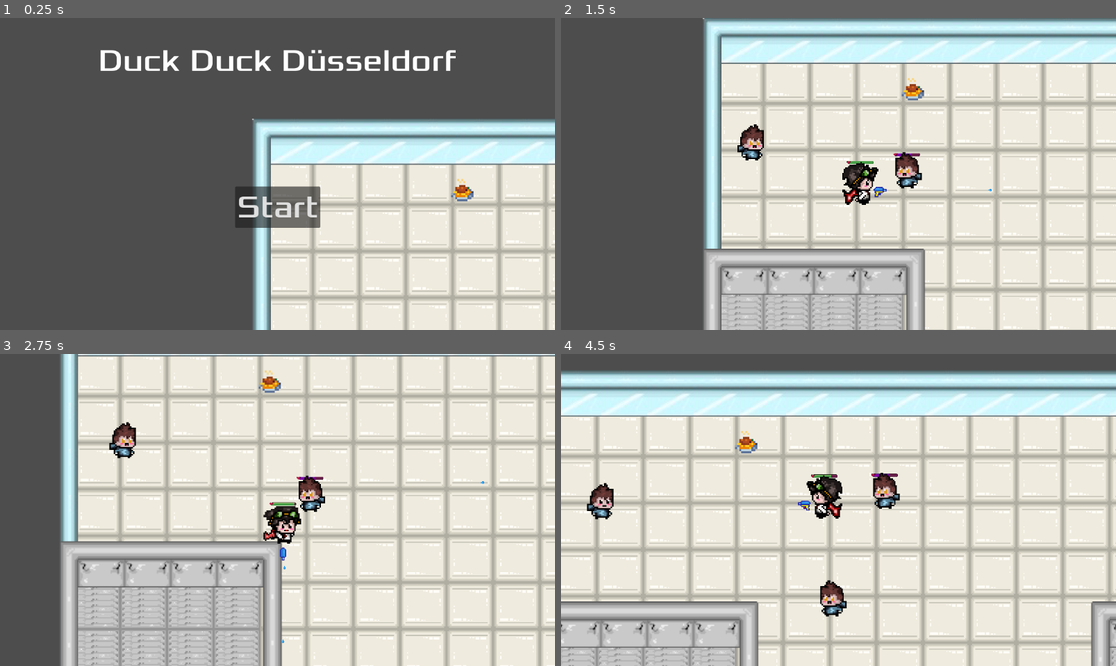
Above: before the commit, frames 1-4 (two rows, left to right).
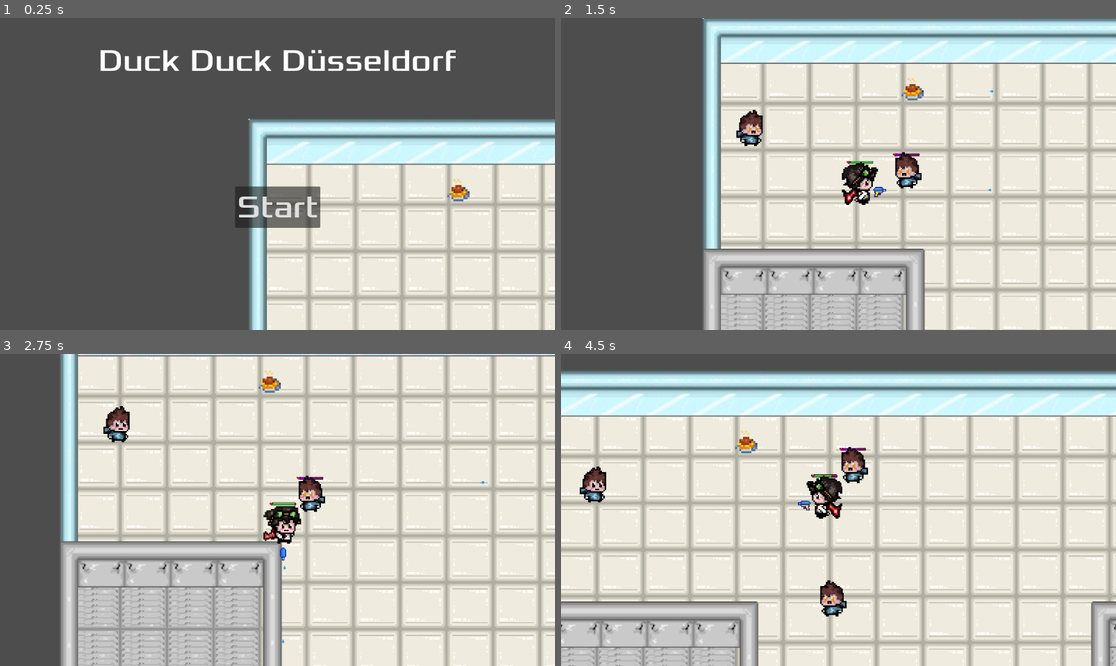
Above: after the commit, the same moments.

Repository: P0127/HSDuckies-Videogame-Group-project-at-HSD
Game: Godot game, scene res://main.tscn
Same seed, same stepped clock (60 frames per second), same inputs: the game is played once before the commit and once after it.
Inputs (mouse positions are in pixels of both pictures, inside the frame that each line leads up to):
- Up to frame 1 (0.25 s): no input
- Up to frame 2 (1.5 s): click "Start" at 0.5 s; move the mouse to (960, 158) at 1.27 s; press the mouse at (960, 158) at 1.28 s; hold D (move_right) from 1.28 s (still down)
- Up to frame 3 (2.75 s): move the mouse to (166, 525) at 2.02 s; release D (move_right) at 2.03 s; release the mouse at (166, 525) at 2.03 s; hold S (move_down) from 2.03 s (still down); tap Mouse wheel up (zoom_in) at 2.1 s
- Up to frame 4 (4.5 s): move the mouse to (894, 441) at 2.77 s; release S (move_down) at 2.78 s; hold D (move_right) 2.78-3.53 s; tap Mouse wheel down (zoom_out) at 2.85 s; move the mouse to (810, 572) at 3.52 s; hold W (move_up) 3.53-4.28 s; click (810, 572) at 3.6 s; move the mouse to (1005, 556) at 4.27 s; hold A (move_left) from 4.28 s (still down); tap Mouse wheel up (zoom_in) at 4.35 s

The runs differ from the first frame. In frame 1, 7.0% of the frame differs, in the area x 44-100%, y 32-100%; in frame 2, 1.2%; in frame 3, 0.7%; in frame 4, 1.6%.

Commit message:
Removed old map borders
Map is fully useable now

Diff:
--- a/drop_chocolatebar.tscn
+++ b/drop_chocolatebar.tscn
@@ -1,7 +1,7 @@
 [gd_scene load_steps=5 format=3 uid="uid://csysokjejtsbt"]
 
 [ext_resource type="Script" uid="uid://dvun4ru5bltos" path="res://drop_chocolatebar.gd" id="1_etqx1"]
-[ext_resource type="Texture2D" uid="uid://cb2676g4mdjot" path="res://assets/chocolatebar.png" id="2_etqx1"]
+[ext_resource type="Texture2D" uid="uid://cb2676g4mdjot" path="res://assets/drops/chocolatebar.png" id="2_etqx1"]
 
 [sub_resource type="SpriteFrames" id="SpriteFrames_etqx1"]
 animations = [{
--- a/drop_energydrink.tscn
+++ b/drop_energydrink.tscn
@@ -1,7 +1,7 @@
 [gd_scene load_steps=5 format=3 uid="uid://bxxshl650lvlw"]
 
 [ext_resource type="Script" uid="uid://bn2petr4a0lfn" path="res://drop_energydrink.gd" id="1_ca22y"]
-[ext_resource type="Texture2D" uid="uid://dnhygbiwttnwy" path="res://assets/Energydrink (1).png" id="1_t4bxx"]
+[ext_resource type="Texture2D" uid="uid://dnhygbiwttnwy" path="res://assets/drops/Energydrink (1).png" id="1_t4bxx"]
 
 [sub_resource type="SpriteFrames" id="SpriteFrames_ca22y"]
 animations = [{
--- a/drop_mensaessen.tscn
+++ b/drop_mensaessen.tscn
@@ -1,7 +1,7 @@
 [gd_scene load_steps=5 format=3 uid="uid://ls35oqi028hm"]
 
 [ext_resource type="Script" uid="uid://cvw1jwmj7pda7" path="res://drop_mensaessen.gd" id="1_pscde"]
-[ext_resource type="Texture2D" uid="uid://dnsn6bjjhc5jp" path="res://assets/Mensaessen.png" id="1_xscuf"]
+[ext_resource type="Texture2D" uid="uid://dnsn6bjjhc5jp" path="res://assets/drops/Mensaessen.png" id="1_xscuf"]
 
 [sub_resource type="SpriteFrames" id="SpriteFrames_pscde"]
 animations = [{
--- a/duck_collectable.tscn
+++ b/duck_collectable.tscn
@@ -45,7 +45,6 @@
 shape = SubResource("CircleShape2D_oatfm")
 
 [node name="DuckPath" type="Path2D" parent="."]
-scale = Vector2(1, 1)
 curve = SubResource("Curve2D_nj65u")
 
 [node name="DuckPathFollow" type="PathFollow2D" parent="DuckPath"]
@@ -53,7 +52,6 @@
 loop = false
 
 [node name="AnimatedSprite2D" type="AnimatedSprite2D" parent="DuckPath/DuckPathFollow"]
-scale = Vector2(1, 1)
 sprite_frames = SubResource("SpriteFrames_g1qbf")
 animation = &"flapping"
 
--- a/main.tscn
+++ b/main.tscn
@@ -1,11 +1,10 @@
-[gd_scene load_steps=10 format=3 uid="uid://esi7qim0g042"]
+[gd_scene load_steps=9 format=3 uid="uid://esi7qim0g042"]
 
 [ext_resource type="Script" uid="uid://pqcn33eyebmm" path="res://main.gd" id="1_ig7tw"]
 [ext_resource type="PackedScene" uid="uid://c135wng7wv7tp" path="res://player.tscn" id="2_h2yge"]
 [ext_resource type="PackedScene" uid="uid://bp8gs76r0swmn" path="res://hud.tscn" id="3_h2yge"]
 [ext_resource type="PackedScene" uid="uid://dkla36ebv0n0o" path="res://mob.tscn" id="4_lquwl"]
 [ext_resource type="PackedScene" uid="uid://csysokjejtsbt" path="res://drop_chocolatebar.tscn" id="6_5vw27"]
-[ext_resource type="PackedScene" uid="uid://bsho8pj8tpcp1" path="res://assets/Tile Maps/foyer.tscn" id="6_7mycd"]
 [ext_resource type="PackedScene" uid="uid://bxxshl650lvlw" path="res://drop_energydrink.tscn" id="7_kek77"]
 [ext_resource type="PackedScene" uid="uid://ls35oqi028hm" path="res://drop_mensaessen.tscn" id="8_4c57u"]
 [ext_resource type="PackedScene" uid="uid://b23fkwbnh2ijx" path="res://assets/Tile Maps/test_tilemap.tscn" id="9_kek77"]
@@ -21,10 +20,6 @@
 
 [node name="Player" parent="." instance=ExtResource("2_h2yge")]
 
-[node name="TileMapLayer" parent="." instance=ExtResource("6_7mycd")]
-visible = false
-scale = Vector2(0.3, 0.3)
-
 [node name="drop_chocolatebar" parent="." instance=ExtResource("6_5vw27")]
 position = Vector2(100, 2012)
 
Renamed: assets/Energydrink (1).png -> assets/drops/Energydrink (1).png
Not shown, changed: assets/drops/Energydrink (1).png.import
Renamed: assets/Mensaessen.png -> assets/drops/Mensaessen.png
Not shown, changed: assets/drops/Mensaessen.png.import
Renamed: assets/chocolatebar.png -> assets/drops/chocolatebar.png
Not shown, changed: assets/drops/chocolatebar.png.import
Not shown: 1 places in map.tscn that only renumber resources
